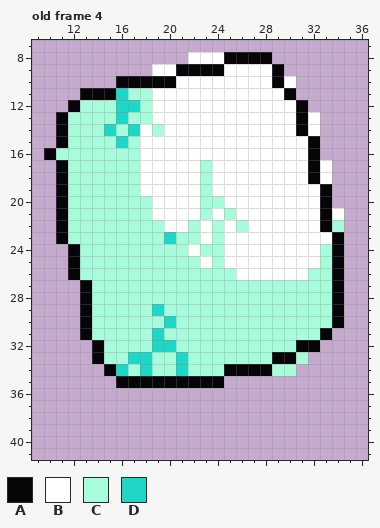
Pixel-art file: ASSETs/graphics/collects.aseprite. This is how it looked before the edit.
45x45 pixels, 6 frames. Shown: old frame 4: x 9..36, y 7..41. The commit also changed other frames, which this record leaves out.
Visible layers, top first: "line", "col".
Palette (. is transparent): A #060608  B #ffffff  C #a6fcdb  D #20d6c7
Pixels before, old frame 4, first column x 10:
 8 ............BBBAAAA......
 9 .........BBAAAABBBBA.....
10 ......AAAAABBBBBBBBAB....
11 ...AAADCCBBBBBBBBBBBA....
12 ..ACCCDDCBBBBBBBBBBBBA...
13 .ACCCCDCCBBBBBBBBBBBBAB..
14 .ACCCDCDBCBBBBBBBBBBBAB..
15 .ACCCCDCBBBBBBBBBBBBBBA..
16 ACCCCCCCBBBBBBBBBBBBBBA..
17 .ACCCCCCBBBBBCBBBBBBBBAB.
18 .ACCCCCCBBBBBCBBBBBBBBAB.
19 .ACCCCCCBBBBBCBBBBBBBBBA.
20 .ACCCCCCCBBBBCCBBBBBBBBA.
21 .ACCCCCCCBBBBCBCBBBBBBBAB
22 .ACCCCCCCCBBCBCBCBBBBBBAC
23 .ACCCCCCCCDCCBCBBBBBBBBBA
24 ..ACCCCCCCCCBCCBBBBBBBBCA
25 ..ACCCCCCCCCCBCBBBBBBBBCA
26 ..ACCCCCCCCCCCCCBBBBBBCCA
27 ...ACCCCCCCCCCCCCCCCCCCCA
28 ...ACCCCCCCCCCCCCCCCCCCCA
29 ...ACCCCCDCCCCCCCCCCCCCCA
30 ...ACCCCCCDCCCCCCCCCCCCCA
31 ...ACCCCCDCCCCCCCCCCCCCA.
32 ....ACCCCDDCCCCCCCCCCAA..
33 ....ACCDDCCDCCCCCCCAAC...
34 .....ADCDCCDCCCAAAACC....
35 ......AAAAAAAAA..........
New version:
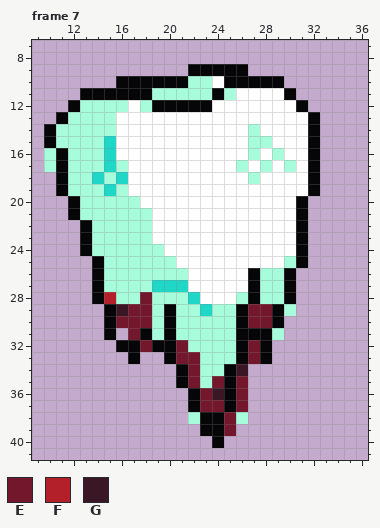
Colours new in this view: E #73172d  F #b4202a  G #3b1725
A new or re-ordered frame is compared with the old frame closest to it.
Diff:
frames 6 -> 8
Frame 7 is new; against old frame 4, layers "line", "col":
y 8: x 22..28 BBBAAAA -> .......
y 9: x 19..21 BBA -> ...; x 25..29 BBBBA -> AA...
y 10: x 21..23 BBB -> ACC; x 25..28 BBBB -> AAAA; x 30 B -> .
y 11: x 16..25 DCCBBBBBBB -> AAACCCCCAC
y 12: x 16..17 DD -> CB; x 19..23 BBBBB -> AAAAA
y 13: x 16..18 DCC -> BBB; x 31..32 AB -> BA
y 14: x 10..11 .A -> AC; x 15..17 DCD -> CBB; x 19 C -> B; x 27 B -> C; x 31..32 AB -> BA
y 15: x 10..11 .A -> AC; x 15..17 CDC -> DBB; x 27..28 BB -> CC
y 16: x 10..11 AC -> CA; x 15..17 CCC -> DBB; x 27 B -> C; x 29 B -> C
y 17: x 10 . -> C; x 15 C -> D; x 17 C -> B; x 23 C -> B; x 26 B -> C; x 28 B -> C; x 30 B -> C; x 33 B -> .
y 18: x 14 C -> D; x 16..17 CC -> DB; x 23 C -> B; x 27 B -> C; x 33 B -> .
y 19: x 15 C -> D; x 17 C -> B; x 23 C -> B; x 32..33 BA -> A.
y 20: x 11..12 AC -> .A; x 18 C -> B; x 23..24 CC -> BB; x 31..33 BBA -> A..
y 21: x 11..12 AC -> .A; x 23 C -> B; x 25 C -> B; x 31..34 BBAB -> A...
y 22: x 11..13 ACC -> ..A; x 19 C -> B; x 22 C -> B; x 24 C -> B; x 26 C -> B; x 31..34 BBAC -> A...
y 23: x 11..13 ACC -> ..A; x 19..22 CDCC -> BBBB; x 24 C -> B; x 31..34 BBBA -> A...
y 24: x 12..13 AC -> .A; x 20..21 CC -> BB; x 23..24 CC -> BB; x 31..34 BBCA -> A...
y 25: x 12..14 ACC -> ..A; x 21..22 CC -> BB; x 24 C -> B; x 30..34 BBBCA -> CA...
y 26: x 12..14 ACC -> ..A; x 22..25 CCCC -> BBBB; x 27..34 BBBBBCCA -> ACCA....
y 27: x 13..14 AC -> .A; x 19..27 CCCCCCCCC -> DDDBBBBBA; x 30..34 CCCCA -> A....
y 28: x 13..15 ACC -> .AF; x 18 C -> E; x 22..25 CCCC -> DBBB; x 27 C -> A; x 30..34 CCCCA -> A....
y 29: x 13..20 ACCCCCDC -> ..AGEECA; x 23 C -> D; x 26..29 CCCC -> AEEA; x 31..34 CCCA -> ....
y 30: x 13..18 ACCCCC -> ..AEEE; x 20 D -> A; x 26..34 CCCCCCCCA -> AEEA.....
y 31: x 13..20 ACCCCCDC -> ..A.EACA; x 26..28 CCC -> AAA; x 30..33 CCCA -> ....
y 32: x 14..21 ACCCCDDC -> ..AAEAAE; x 26..32 CCCCCAA -> AEA....
y 33: x 14..22 ACCDDCCDC -> ...A..AEE; x 26..31 CCCAAC -> AEA...
y 34: x 15..22 ADCDCCDC -> ......AE; x 26..30 AAACC -> G....
y 35: x 16..20 AAAAA -> .....; x 22..26 AAA.. -> ECEAE
y 36: x 22..26 ..... -> AEGAE
y 37: x 22..26 ..... -> AEEAE
y 38: x 22..26 ..... -> CAAEC
y 39: x 23..25 ... -> AAE
y 40: x 24 . -> A
Pixel boxes of the changes (left, top, right, bottom) in both pictures:
changed: (44, 52, 344, 448)
